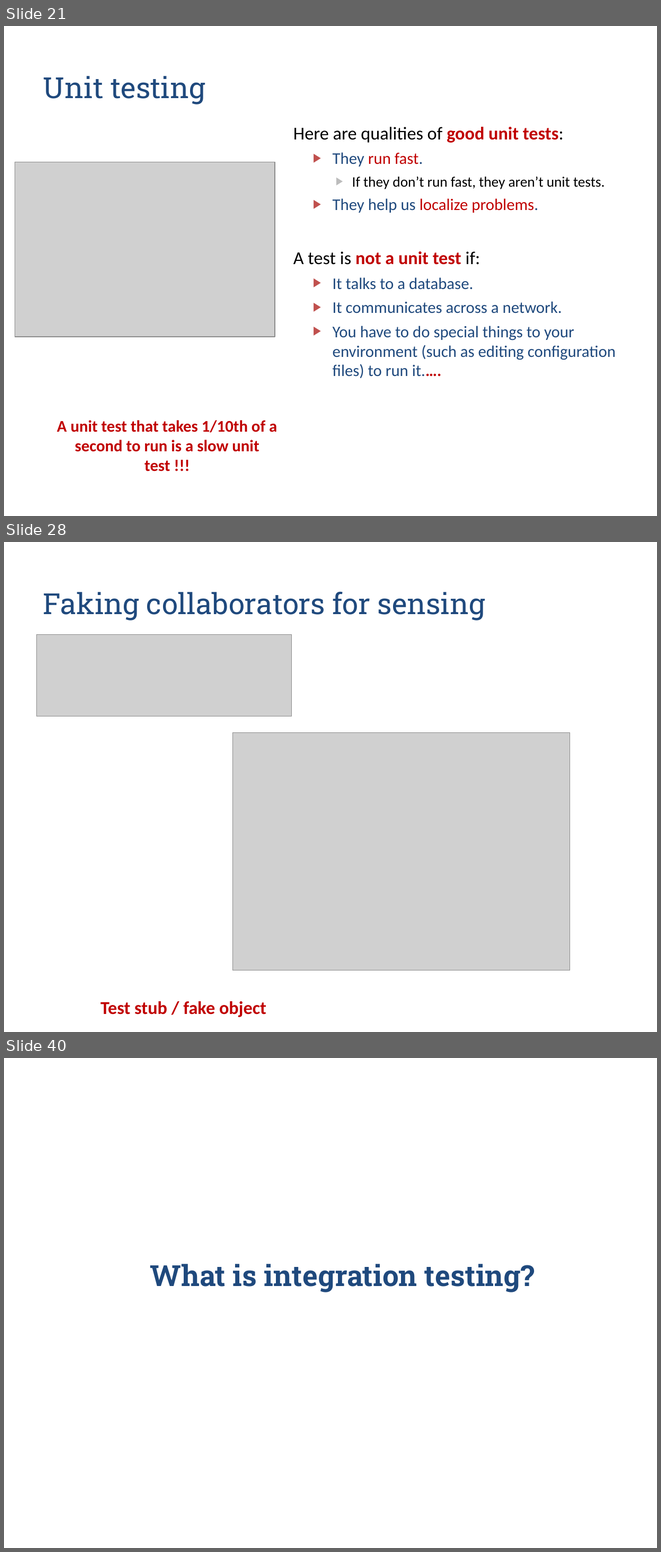
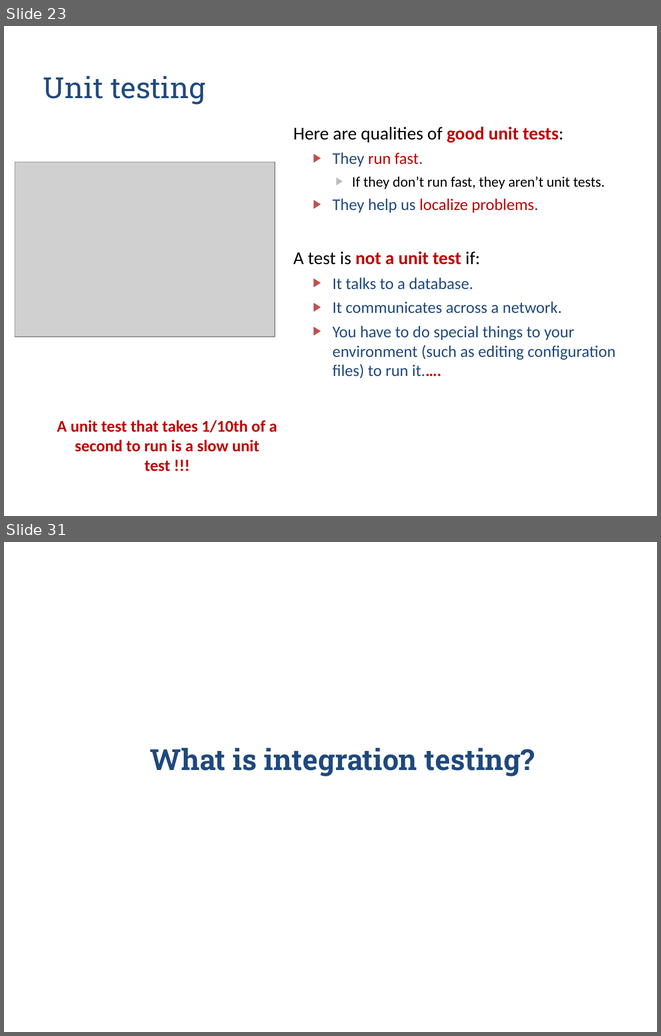
Before and after one commit to zarras/myy803-slides, a slide deck: 6-SoftEng-Testing.ppt. Shown one above the other, each under a label of ours: slides 21, 28 and 40 before the commit, slides 23 and 31 after it; the slides between them are not shown. The pictures are 661x1552 and 661x1036 pixels, drawn with LibreOffice and Linux fonts; fonts in the diff are those of the drawing; grey boxes stand for pictures. Boxes give left, top, right and bottom in pixels: in the first picture for what was removed or moved away, otherwise in the second. Text is boxed around its words. In the diff, an @@ line names an element or a change of style, - is before the commit and + after.

Commit message:
new version of test slides

```diff
--- a/6-SoftEng-Testing.ppt
+++ b/6-SoftEng-Testing.ppt
@@ slide 28 removed at [4,542,657,1032], background #FFFFFF @@
@@ title removed at [43,591,485,620] @@
-Faking collaborators for sensing
@@ picture removed at [37,635,291,716] @@
@@ picture removed at [232,733,570,970] @@
@@ text removed at [100,1001,266,1017] @@
-Test stub / fake object
@@ what was slide 21 is now slide 23 @@
@@ what was slide 40 is now slide 31 @@
```
Also in this commit, not shown: 4 slides changed, 6 slides added, 13 other slides removed, 1 other file.
